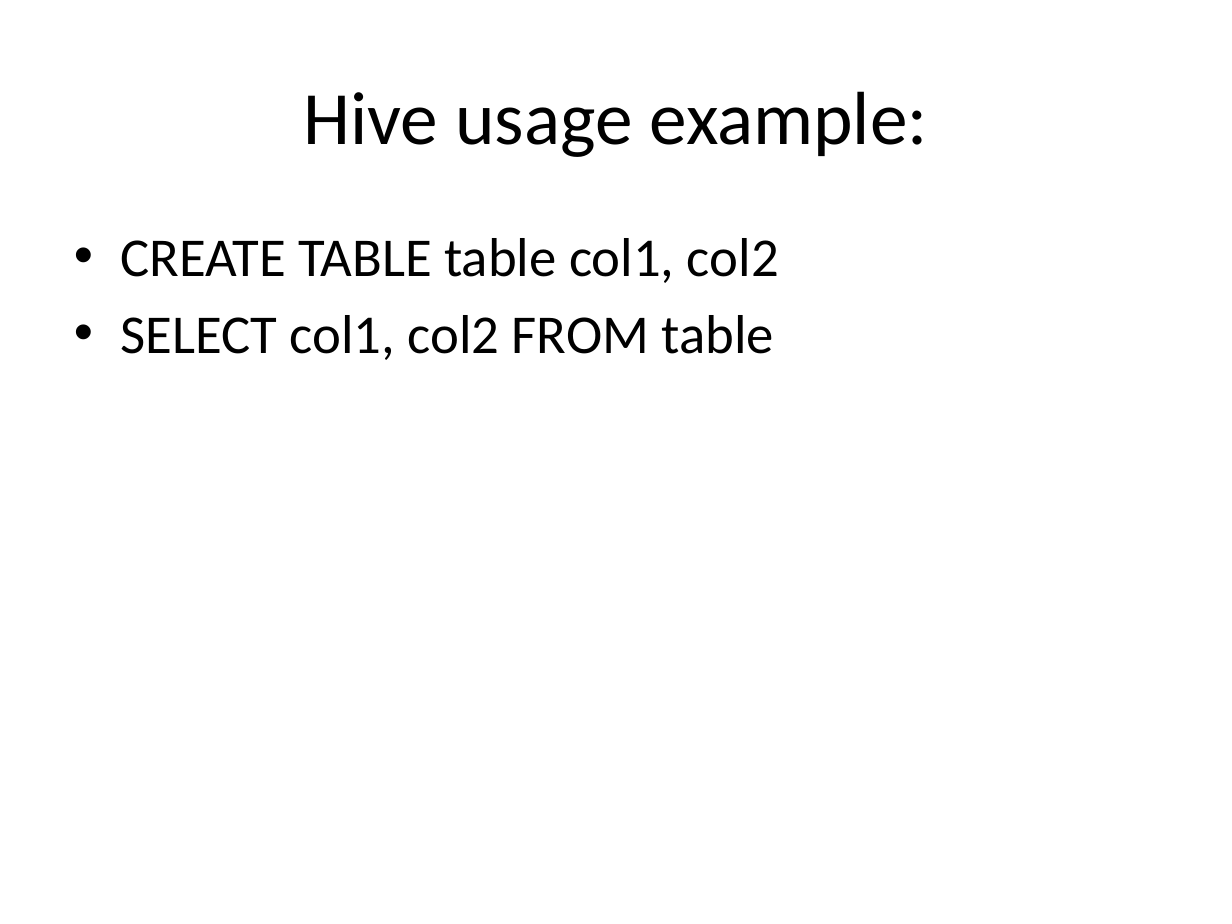
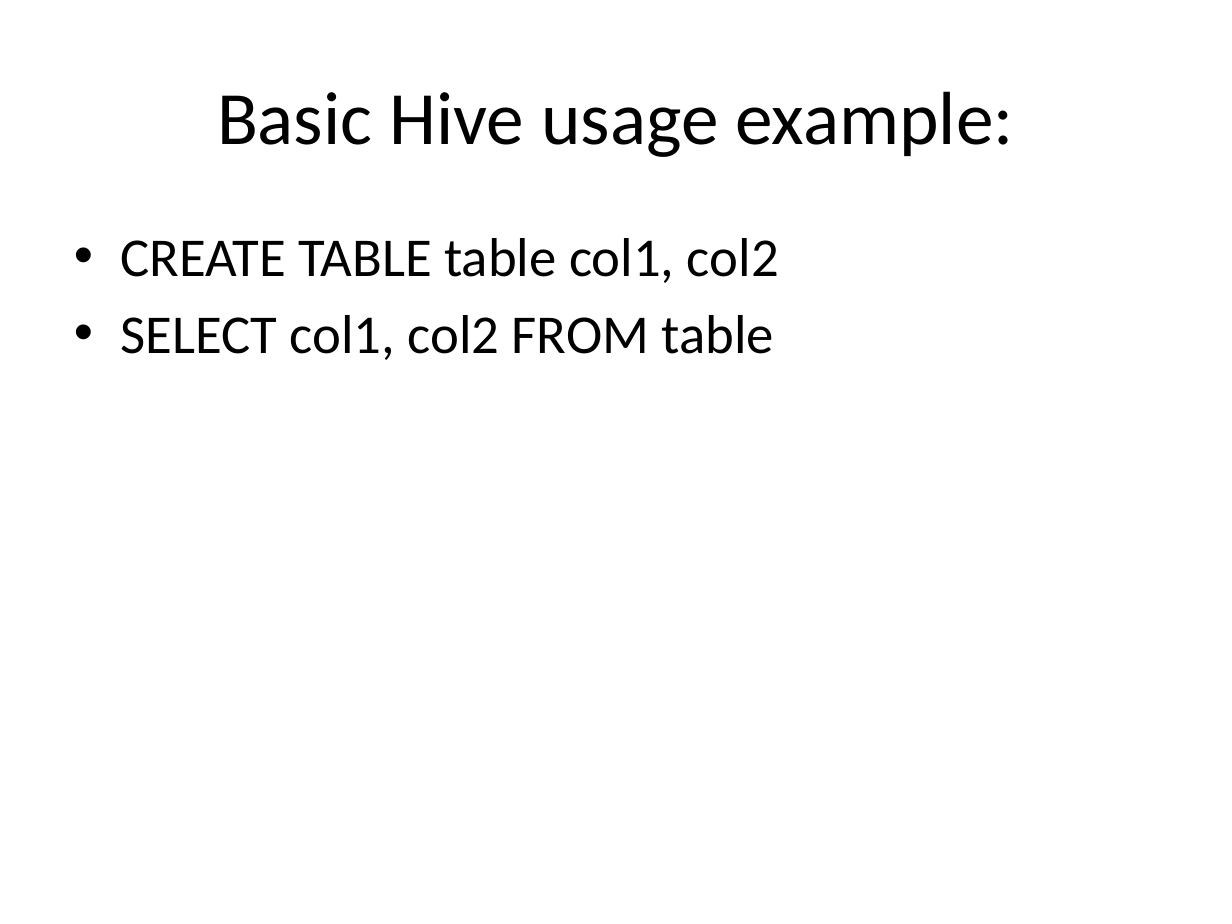
Before and after one commit to jayurbain/HadoopIntro, a slide deck: slide 4 of Hive.pptx. Drawn at 1232x924 pixels with LibreOffice and Linux fonts; fonts in the diff are those of the drawing. Boxes give left, top, right and bottom in pixels: in the first picture for what was removed or moved away, otherwise in the second. Text is boxed around its words. In the diff, an @@ line names an element or a change of style, - is before the commit and + after.

```diff
--- a/Hive.pptx
+++ b/Hive.pptx
@@ title at box(217, 91, 1014, 157): text changed @@
-Hive usage example:
+Basic Hive usage example:
```
Also in this commit, not shown: 4 other slides changed.
